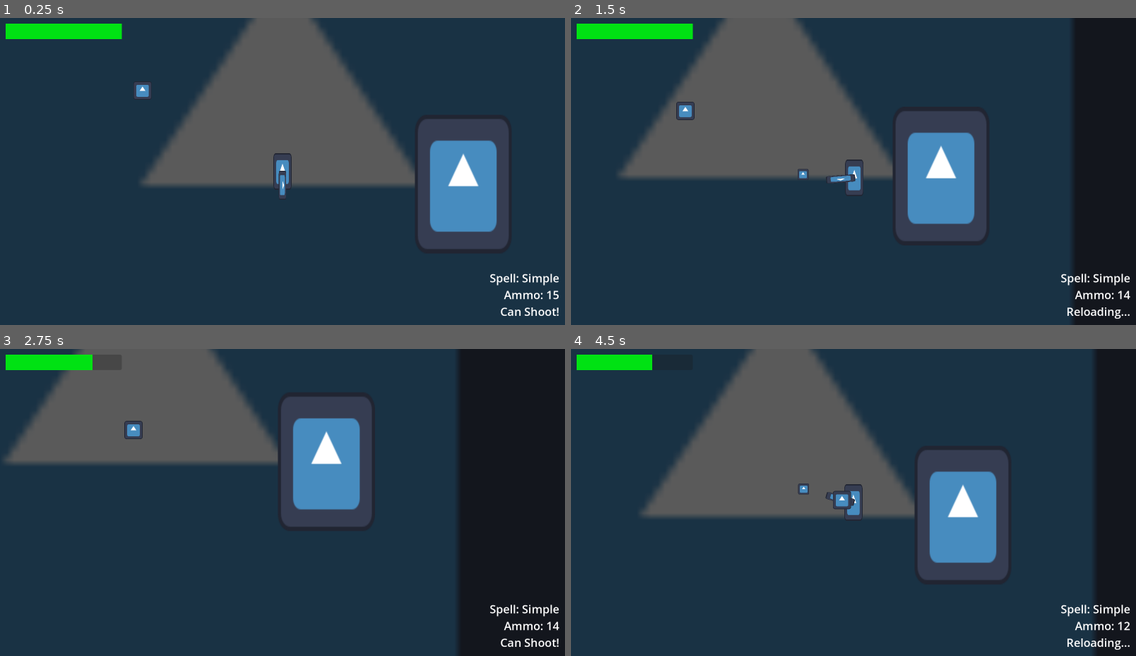
Above: before the commit, frames 1-4 (two rows, left to right).
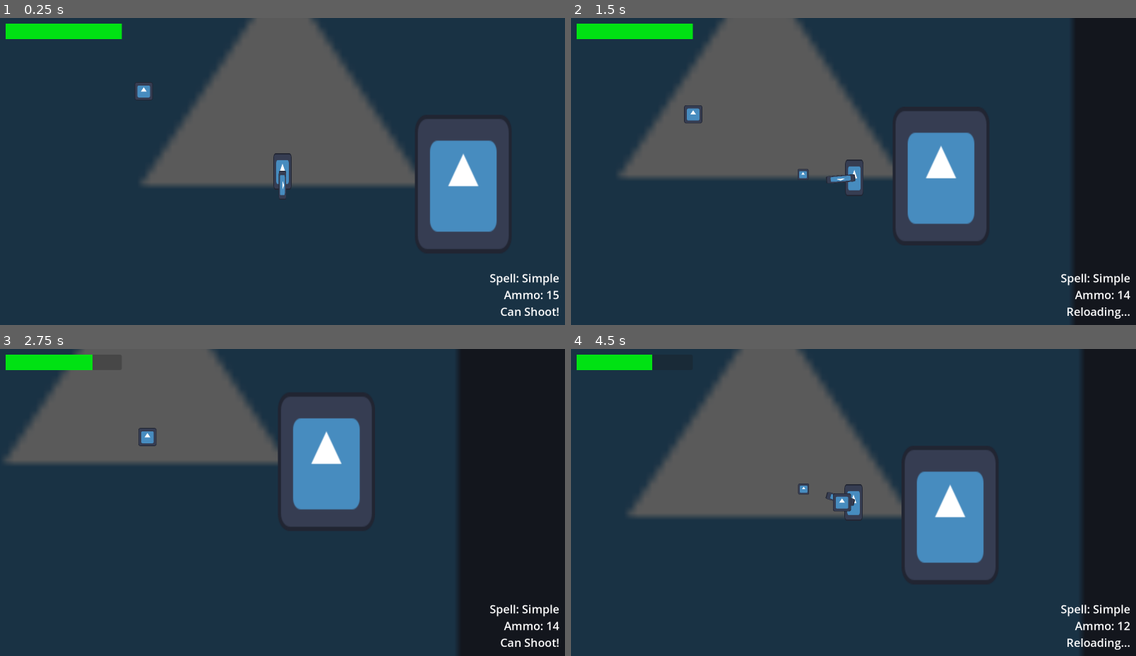
Above: after the commit, the same moments.

Repository: AgilMonkey/Wild-Bun-Magic
Game: Godot game, scene res://levels/main_test_scene/main_test_scene.tscn
The game is run twice, just before and just after one commit, with the same random seed, the same clock (stepped at 60 frames per second) and the same inputs. The engine's default icon, where the game draws it, is replaced by a stand-in: a white triangle on a blue panel in a dark square.
Inputs (mouse positions are in pixels of both pictures, inside the frame that each line leads up to):
- Up to frame 1 (0.25 s): no input
- Up to frame 2 (1.5 s): move the mouse to (977, 156) at 0.52 s; hold D (move_right) 0.53-1.28 s; tap Shift (dash) at 0.6 s; move the mouse to (740, 186) at 1.27 s; hold S (move_down) from 1.28 s (still down); click (740, 186) at 1.35 s
- Up to frame 3 (2.75 s): move the mouse to (339, 434) at 2.02 s; release S (move_down) at 2.03 s; hold D (move_right) from 2.03 s (still down); tap Shift (dash) at 2.1 s
- Up to frame 4 (4.5 s): move the mouse to (825, 563) at 2.77 s; release D (move_right) at 2.78 s; hold W (move_up) 2.78-3.53 s; click (825, 563) at 2.85 s; move the mouse to (1023, 548) at 3.52 s; hold A (move_left) from 3.53 s (still down); tap Shift (dash) at 3.6 s; move the mouse to (684, 456) at 4.27 s; click (684, 456) at 4.35 s

The runs differ from the first frame. In frame 1, less than 0.1% of the frame differs, in the area x 23-27%, y 20-27%; in frame 2, 0.3%; in frame 3, 0.3%; in frame 4, 8.4%, in the area x 10-93%, y 0-100%.

Commit message:
Make enemy2

Diff:
--- a/entities/enemies/Enemy.tscn
+++ b/entities/enemies/Enemy.tscn
@@ -31,6 +31,7 @@
 
 [node name="FollowPlayer" type="Node" parent="."]
 script = ExtResource("3_82qr8")
+speed = 220
 
 [node name="SimpleAttacking" type="Node" parent="." node_paths=PackedStringArray("attackbox", "attackbox_col")]
 script = ExtResource("4_rfvys")
